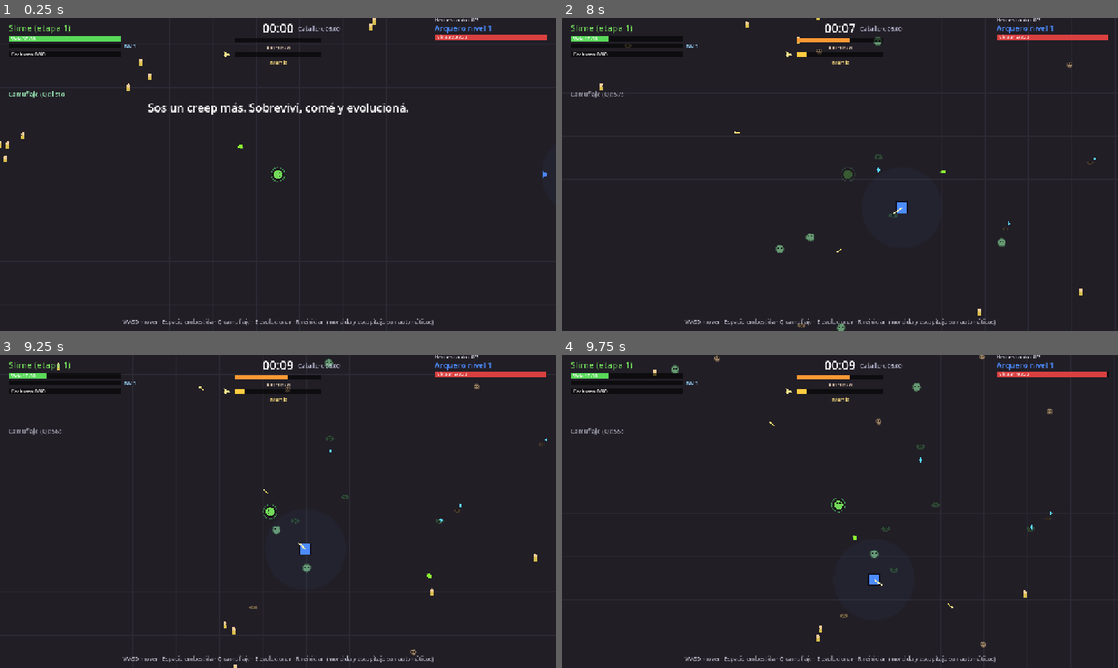
Above: before the commit, frames 1-4 (two rows, left to right).
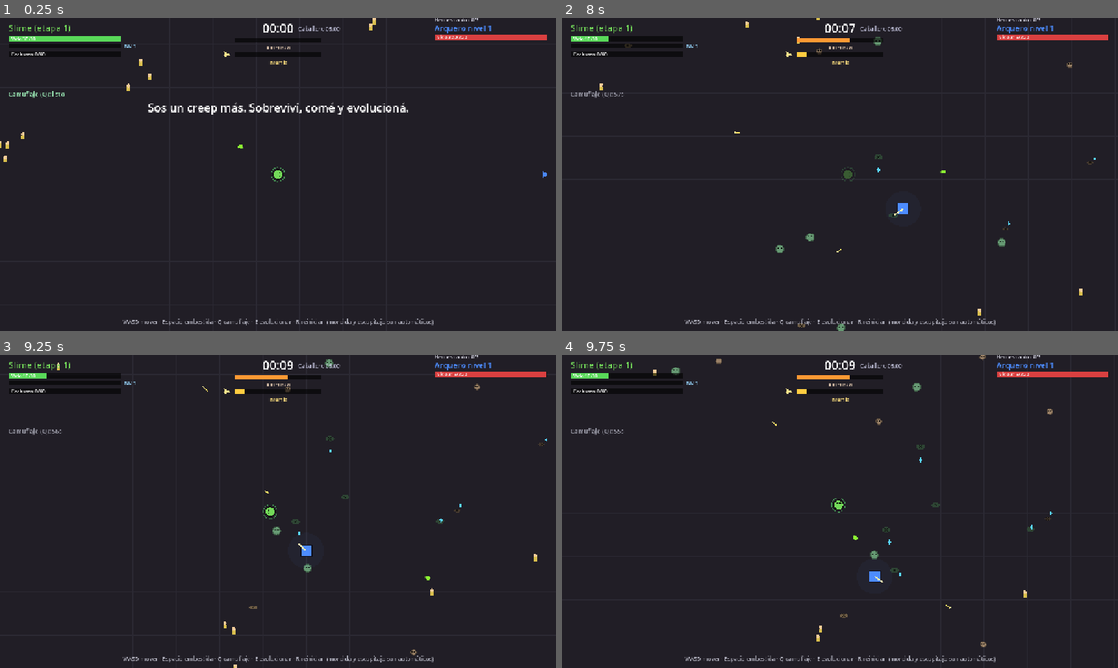
Above: after the commit, the same moments.

Repository: FedeOsorio/survive-the-hero
Game: Godot game, scene res://scenes/main.tscn
Two runs of this game, one before a commit and one after it. Both use one fixed random seed, a clock stepped at 60 frames per second and the inputs below.
Inputs (mouse positions are in pixels of both pictures, inside the frame that each line leads up to):
- Up to frame 1 (0.25 s): no input
- Up to frame 2 (8 s): tap Enter at 0.5 s; move the mouse to (962, 158) at 0.52 s; hold D (move_right) 0.53-1.28 s; tap Space (dash) at 0.6, 6.6 s; click (962, 158) at 0.67 s; move the mouse to (728, 190) at 1.27 s; hold S (move_down) 1.28-2.03 s; tap E (evolve) at 1.35, 7.35 s; move the mouse to (895, 105) at 2.02 s; hold D (move_right) 2.03-2.78 s; tap 1 (pick_1) at 2.1 s; move the mouse to (812, 237) at 2.77 s; hold W (move_up) 2.78-3.53 s; tap 2 (pick_2) at 2.85 s; click (812, 237) at 2.92 s; move the mouse to (1006, 221) at 3.52 s; hold A (move_left) 3.53-5.03 s; tap 3 (pick_3) at 3.6 s; move the mouse to (673, 127) at 4.27 s; tap Q (stealth) at 4.35 s; move the mouse to (867, 174) at 5.02 s; hold S (move_down) 5.03-5.78 s; tap Shift at 5.1 s; click (867, 174) at 5.17 s; move the mouse to (756, 96) at 5.77 s; hold D (move_right) 5.78-6.53 s; tap L at 5.85 s; move the mouse to (962, 158) at 6.52 s; hold W (move_up) 6.53-7.28 s; move the mouse to (728, 190) at 7.27 s; hold D (move_right) from 7.28 s (still down); click (728, 190) at 7.42 s
- Up to frame 3 (9.25 s): move the mouse to (333, 442) at 8.02 s; release D (move_right) at 8.03 s; hold S (move_down) 8.03-8.78 s; tap 1 (pick_1) at 8.1 s; move the mouse to (250, 574) at 8.77 s; hold A (move_left) from 8.78 s (still down); tap 2 (pick_2) at 8.85 s
- Up to frame 4 (9.75 s): move the mouse to (1006, 558) at 9.52 s; release A (move_left) at 9.53 s; hold W (move_up) from 9.53 s (still down); tap 3 (pick_3) at 9.6 s; click (1006, 558) at 9.67 s

The runs differ from the first frame. In frame 2, less than 0.1% of the frame differs, in the area x 44-92%, y 9-72%; in frame 3, 0.1%; in frame 4, 0.2%, in the area x 19-99%, y 0-94%.

Commit message:
Tanda 06-c: radio de recolección del héroe 40 (+1 por nivel)

Diff:
--- a/scripts/balance.gd
+++ b/scripts/balance.gd
@@ -125,8 +125,8 @@
 const HERO_ARROW_SPEED := 520.0
 const HERO_RANGE := 420.0
 # El héroe sube de nivel SOLO juntando gemas: tiene que caminar hasta ellas.
-const HERO_PICKUP_RADIUS := 90.0 # las gemas dentro de este radio vuelan hacia él
-const HERO_PICKUP_PER_LEVEL := 3.0
+const HERO_PICKUP_RADIUS := 40.0 # las gemas dentro de este radio vuelan hacia él
+const HERO_PICKUP_PER_LEVEL := 1.0
 const HERO_GEM_PULL_SPEED := 350.0
 const HERO_HEART_PICKUP := 35.0 # los corazones de élite los tiene que pisar (más el radio del corazón)
 const HERO_HEART_PICKUP_PER_LEVEL := 1.0
